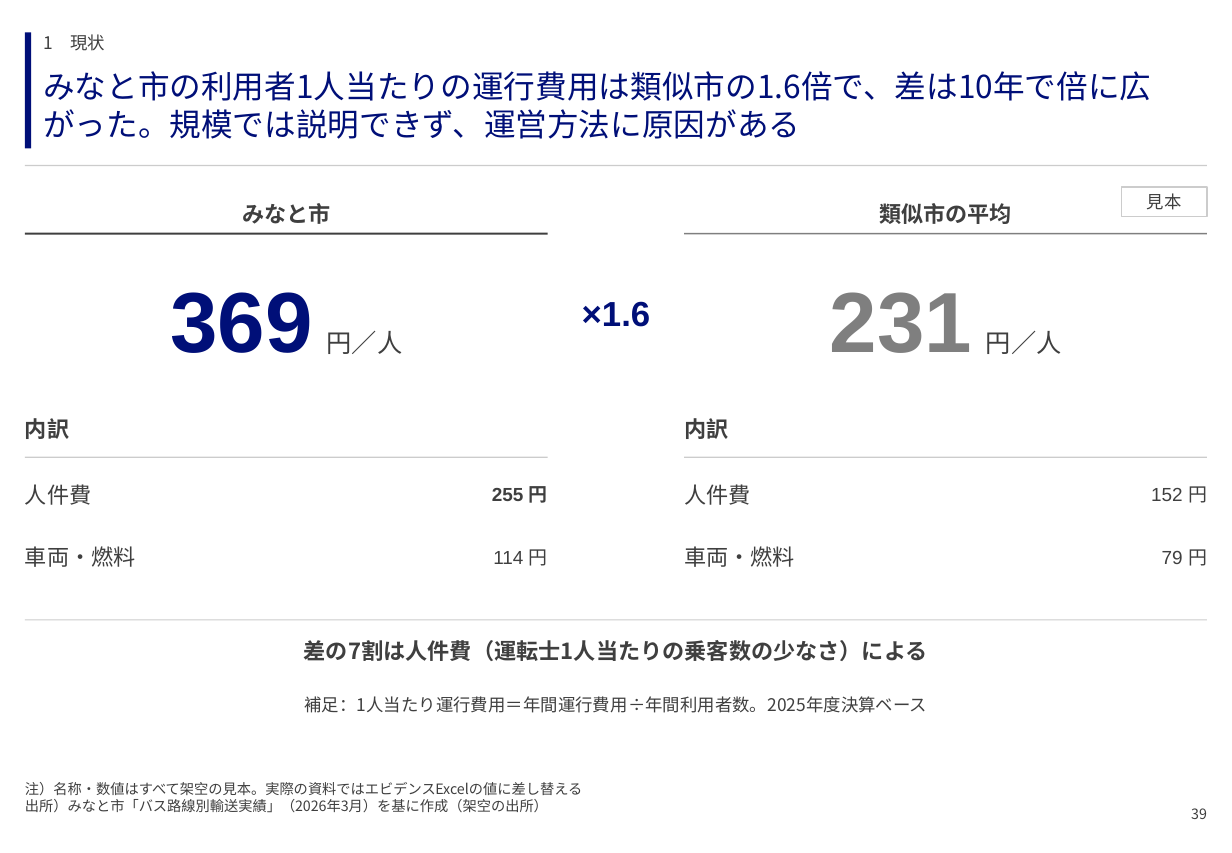
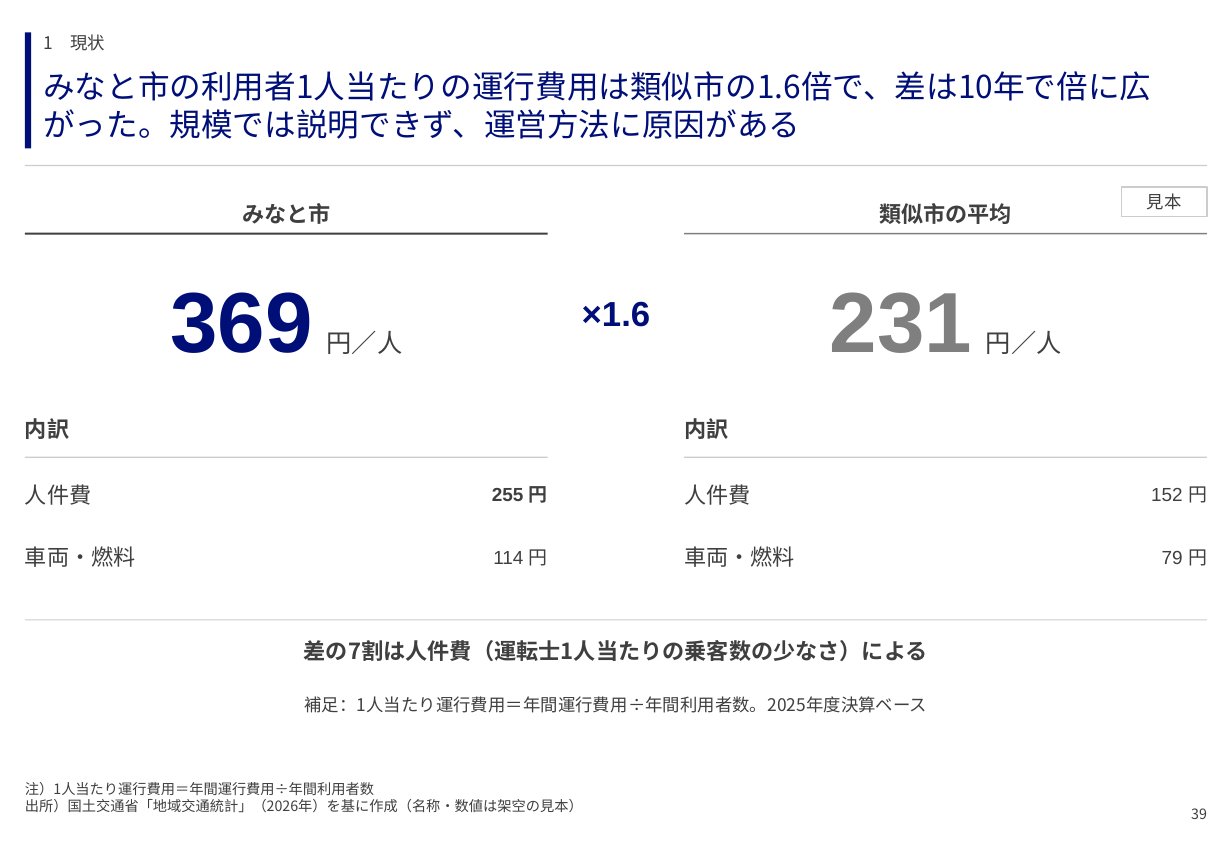
Before and after one commit to GontaHH/slide_builder, a slide deck: slide 39 of patterns/pattern-deck.pptx. Drawn at 1232x853 pixels with LibreOffice and Linux fonts; fonts in the diff are those of the drawing. Boxes give left, top, right and bottom in pixels: in the first picture for what was removed or moved away, otherwise in the second. Text is boxed around its words. In the diff, an @@ line names an element or a change of style, - is before the commit and + after.

```diff
--- a/patterns/pattern-deck.pptx
+++ b/patterns/pattern-deck.pptx
@@ text at (25, 782, 583, 813): text changed @@
-注）名称・数値はすべて架空の見本。実際の資料ではエビデンスExcelの値に差し替える
-出所）みなと市「バス路線別輸送実績」（2026年3月）を基に作成（架空の出所）
+注）1人当たり運行費用＝年間運行費用÷年間利用者数
+出所）国土交通省「地域交通統計」（2026年）を基に作成（名称・数値は架空の見本）
```
Also in this commit, not shown: 78 other slides changed, 2 other files.
